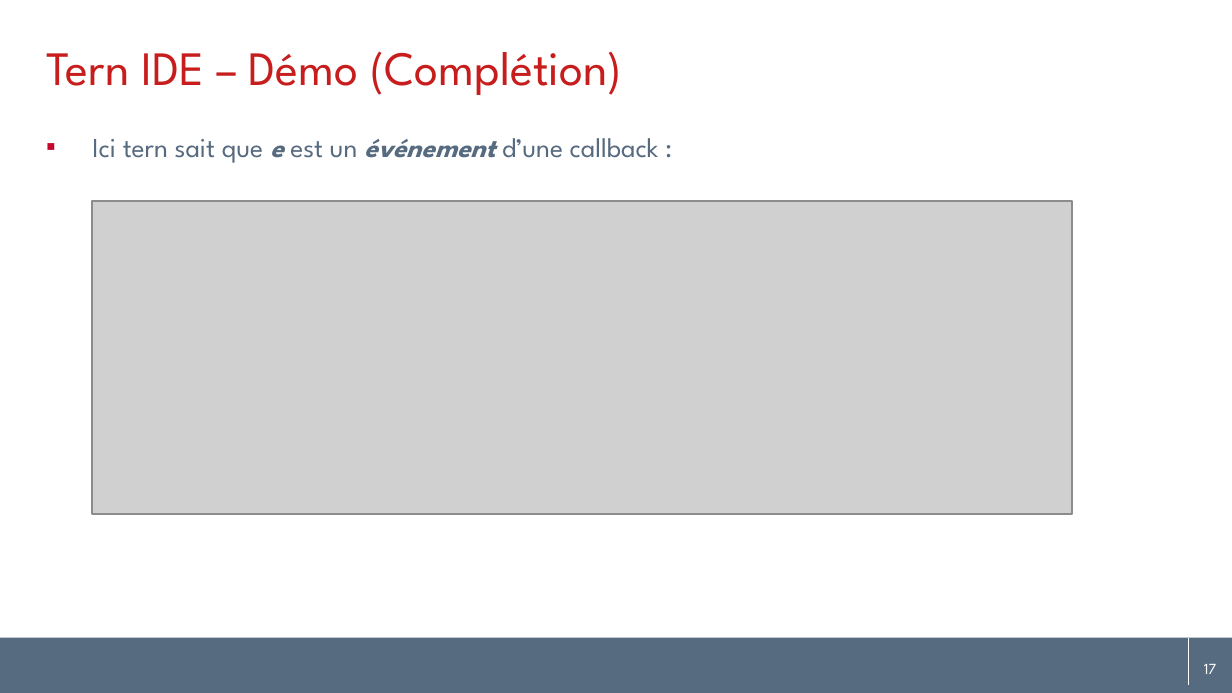
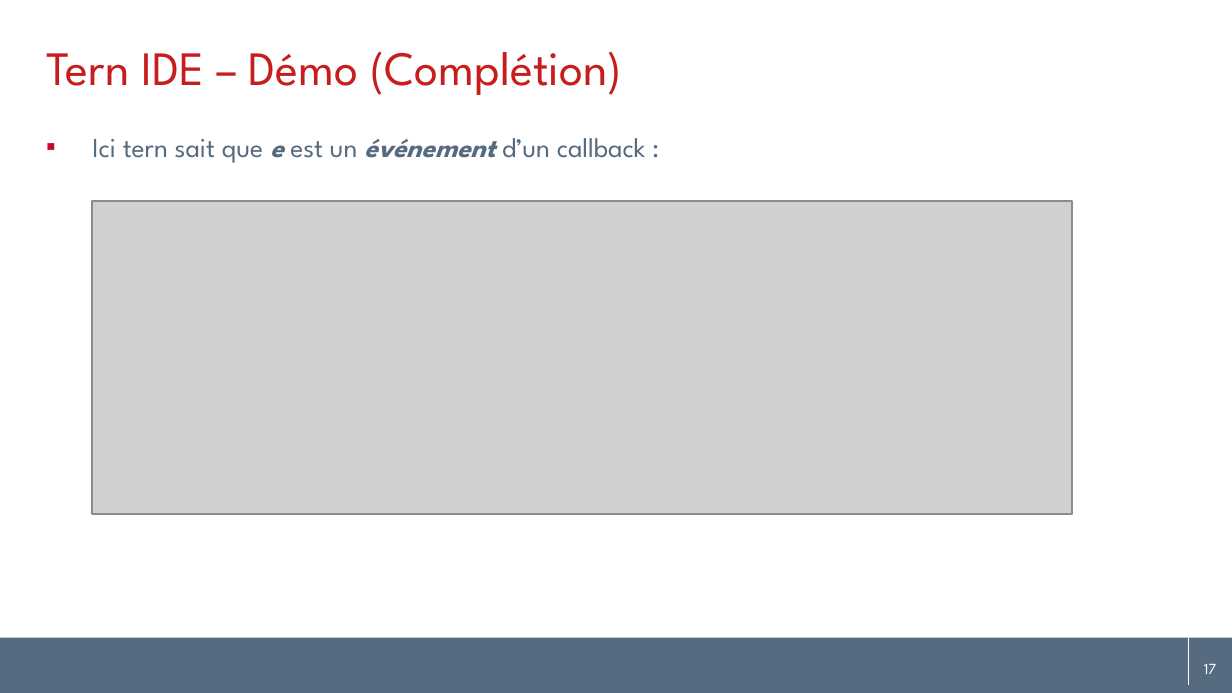
Before and after one commit to angelozerr/tern.java, a slide deck: slide 17 of docs/tern.java_fr.pptx. Drawn at 1232x693 pixels with LibreOffice and Linux fonts; fonts in the diff are those of the drawing; grey boxes stand for pictures; background and template pictures are left out. Boxes give left, top, right and bottom in pixels: in the first picture for what was removed or moved away, otherwise in the second. Text is boxed around its words. In the diff, an @@ line names an element or a change of style, - is before the commit and + after.

```diff
--- a/docs/tern.java_fr.pptx
+++ b/docs/tern.java_fr.pptx
@@ text at <box>92,138,646,163</box>: text changed @@
-▪ Ici tern sait que e est un événement d’une callback :
+▪ Ici tern sait que e est un événement d’un callback :
```
Also in this commit, not shown: 23 other slides changed, 1 other file.
